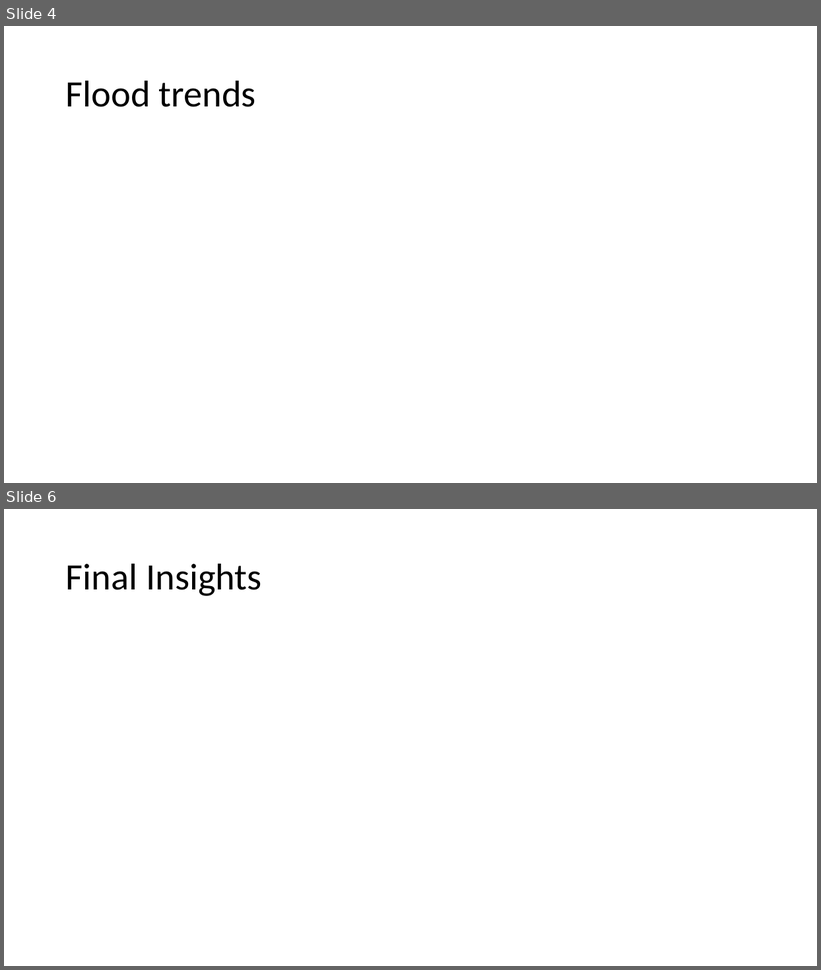
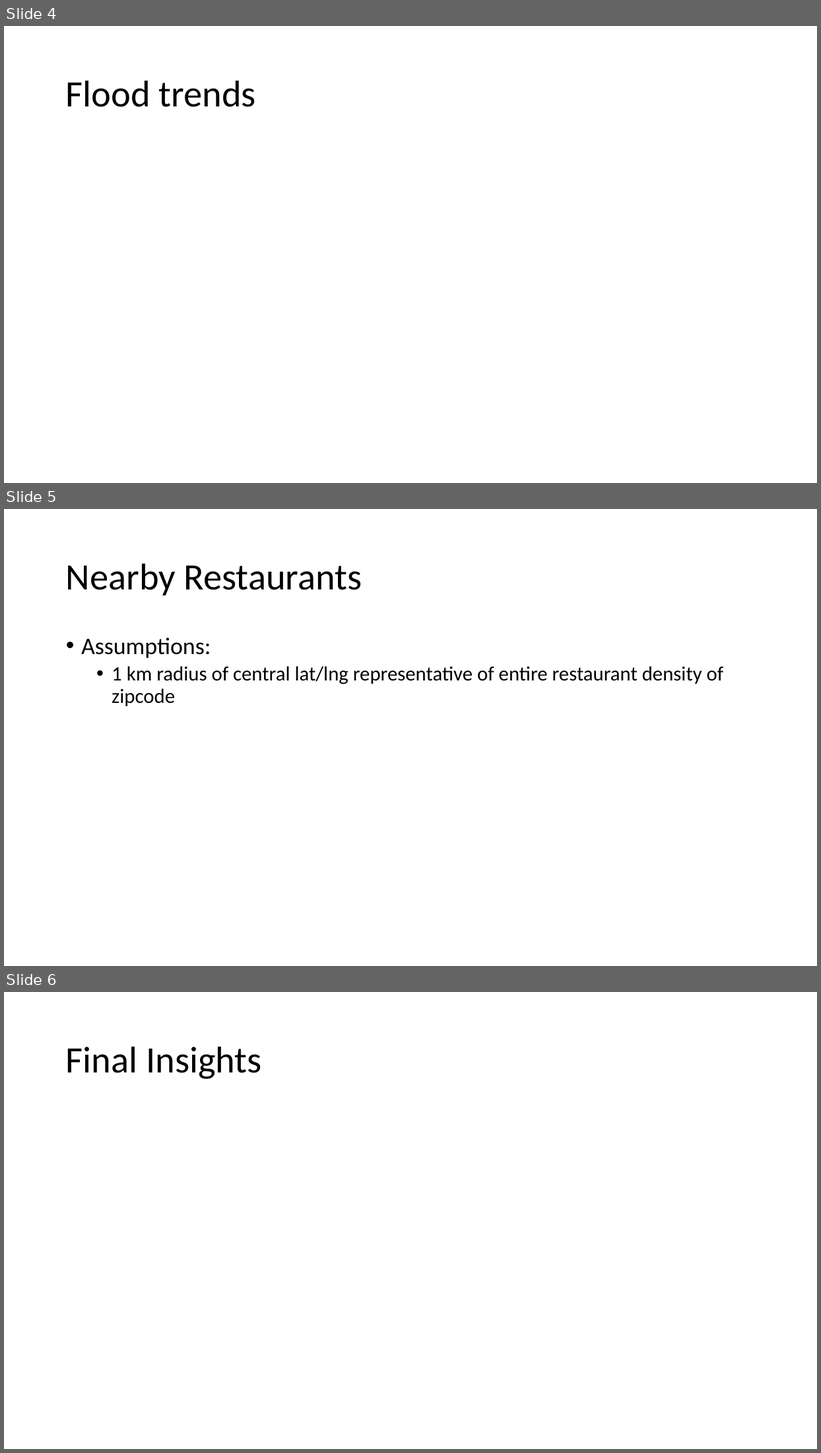
Before and after one commit to Axemen/Houston_Housing, a slide deck: Final Presentation.pptx. Shown one above the other, each under a label of ours: slides 4 and 6 before the commit, slides 4, 5 and 6 after it; the slides between them are not shown. The pictures are 821x970 and 821x1453 pixels, drawn with LibreOffice and Linux fonts; fonts in the diff are those of the drawing. Boxes give left, top, right and bottom in pixels: in the first picture for what was removed or moved away, otherwise in the second. Text is boxed around its words. In the diff, an @@ line names an element or a change of style, - is before the commit and + after.

Commit message:
restaurant stats

```diff
--- a/Final Presentation.pptx
+++ b/Final Presentation.pptx
@@ slide 5 added at (x1=4, y1=509, x2=817, y2=966), background #FFFFFF @@
@@ title added at (x1=66, y1=563, x2=362, y2=595), 44 pt, text #000000 @@
+Nearby Restaurants
@@ text added at (x1=81, y1=638, x2=724, y2=706), 24 pt, text #000000 @@
+• Assumptions:
+  • 1 km radius of central lat/lng representative of entire restaurant density of zipcode
```
Also in this commit, not shown: 1 slide changed, 1 slide removed, 5 other files.
